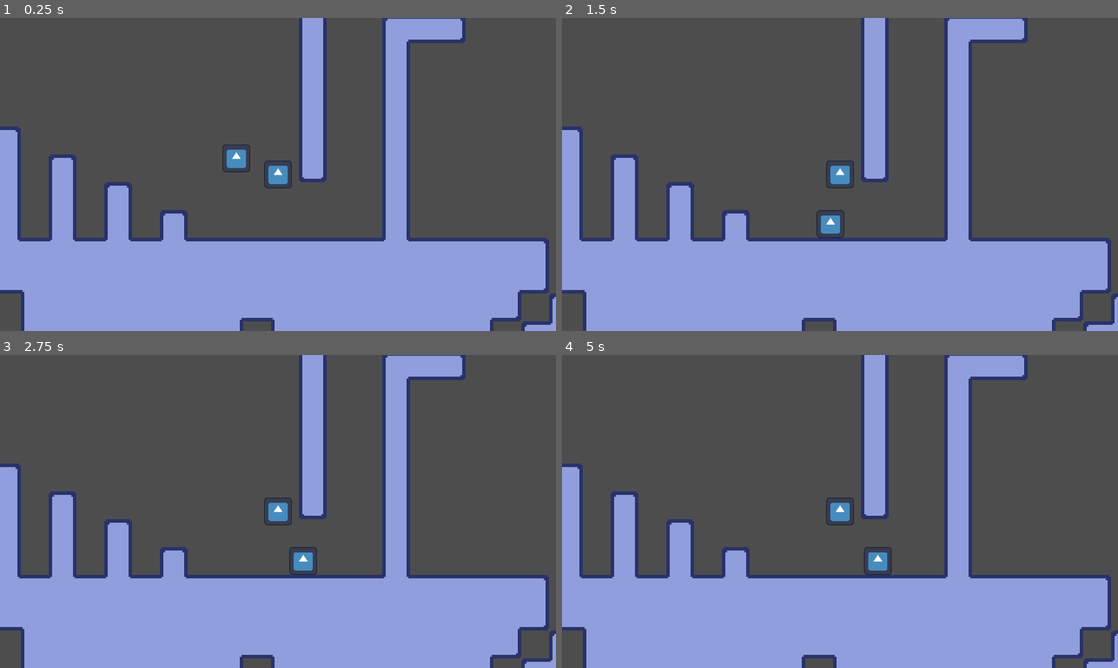
Above: before the commit, frames 1-4 (two rows, left to right).
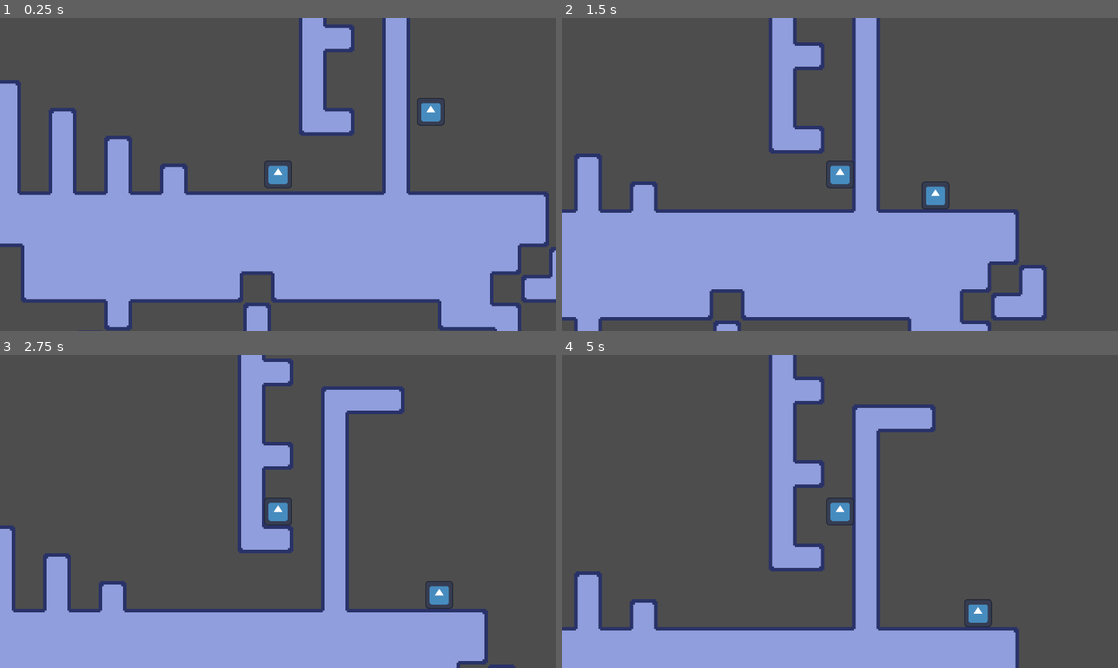
Above: after the commit, the same moments.

Repository: 3k2ng/screws
Game: Godot game, scene res://sources/scenes/demo.tscn
The game is run twice, just before and just after one commit, with the same random seed, the same clock (stepped at 60 frames per second) and the same inputs. The project has no main scene, so this scene is started directly. The engine's default icon, where the game draws it, is replaced by a stand-in: a white triangle on a blue panel in a dark square.
Inputs:
- Up to frame 1 (0.25 s): no input
- Up to frame 2 (1.5 s): hold Space (jump) 0.53-1.28 s; hold Right (move_right) from 0.53 s (still down); tap Space (jump) at 1.35 s
- Up to frame 3 (2.75 s): tap Space (jump) at 1.52, 1.82 s; release Right (move_right) at 2.03 s; hold Left (move_left) from 2.03 s (still down); hold Space (jump) from 2.03 s (still down)
- Up to frame 4 (5 s): release Left (move_left) at 2.78 s; release Space (jump) at 2.78 s; hold Right (move_right) 2.78-4.28 s; tap Space (jump) at 2.85, 3.02, 3.32, 4.35, 4.52, 4.82 s; hold Space (jump) 3.53-4.28 s; hold Left (move_left) from 4.28 s (still down)

The runs differ from the first frame. In frame 1, 30% of the frame differs, in the area x 0-100%, y 0-100%; in frame 2, 28%; in frame 3, 31%; in frame 4, 35%.

Commit message:
remake player movement script

Diff:
--- a/sources/objects/player.gd
+++ b/sources/objects/player.gd
@@ -1,108 +1,105 @@
 extends CharacterBody2D
 
+const BLOCK_SIZE: int = 128
 
+@export var extra_jumps: int = 2
+@onready var extra_jumps_left: int = 0
 
-@export var movement_speed_blocks: float
-@export var jump_height_blocks : float
-@export var jump_time_to_peak : float
-@export var jump_time_to_descent : float
+@export var movement_speed_blocks: float = 4
+@export var wall_bounce_blocks: float = 4
+@export var jump_height_blocks : float = 4
+@export var wall_slide_speed_blocks : float = 2
 
-@onready var block_size:int = 128
+@export var jump_time_to_peak : float = 0.6
+@export var jump_time_to_descent : float = 0.4
 
-@onready var jump_height = jump_height_blocks * block_size
-@onready var movement_speed = movement_speed_blocks * block_size
+@onready var jump_height: float = jump_height_blocks * BLOCK_SIZE
+@onready var wall_bounce: float = wall_bounce_blocks * BLOCK_SIZE
+@onready var movement_speed: float = movement_speed_blocks * BLOCK_SIZE
+@onready var wall_slide_speed: float = wall_slide_speed_blocks * BLOCK_SIZE
 
-@onready var jump_velocity = float ((2.0 * jump_height) / jump_time_to_peak) * -1.0
-@onready var jump_gravity = float ((-2.0 * jump_height) / (jump_time_to_peak * jump_time_to_peak)) * -1.0
-@onready var fall_gravity = float ((-2.0 * jump_height) / (jump_time_to_descent * jump_time_to_descent)) * -1.0
+@onready var jump_velocity: float = -2.0 * jump_height / jump_time_to_peak
+@onready var jump_gravity: float = 2.0 * jump_height / (jump_time_to_peak * jump_time_to_peak)
+@onready var fall_gravity: float = 2.0 * jump_height / (jump_time_to_descent * jump_time_to_descent)
 
+@onready var max_fall_speed: float = fall_gravity * jump_time_to_descent
 
-var wall_jump_timer = 0
+@export var coyote_floor_time: float = 0.16
+@onready var coyote_floor_timer: float = 0.0
 
-var prev_dir
-var can_jump:bool = false
+@export var coyote_wall_time: float = 0.16
+@onready var coyote_wall_timer: float = 0.0
 
-var on_jump_timer:float = 0
-@export var on_jump_timer_max:float
+@export var jump_buffer_time: float = 0.16
+@onready var jump_buffer_timer: float = 0.0
 
-var coyote_timer:float = 0
-@export var coyote_timer_max:float
+@export var wall_bounce_time: float = 0.16
+@onready var wall_bounce_timer: float = 0.0
 
-func _ready():
+func _ready() -> void:
 	pass
 
-func _physics_process(delta):
-	# Add the gravity.
+func _physics_process(delta: float) -> void:
+	if is_on_floor():
+		coyote_floor_timer = coyote_floor_time
+		extra_jumps_left = extra_jumps
 
-	if wall_jump_timer > 0:
-		wall_jump_timer -= delta
-
+	if is_on_wall():
+		coyote_wall_timer = coyote_wall_time
+		extra_jumps_left = extra_jumps
 
 	var direction = Input.get_axis("move_left", "move_right")
-	if direction:
-		if wall_jump_timer <= 0:
-			velocity.x = direction * movement_speed
+	if wall_bounce_timer > 0:
+		if direction * velocity.x > 0:
+			wall_bounce_timer = 0
+	elif direction:
+		velocity.x = direction * movement_speed
 	else:
-		if wall_jump_timer <= 0:
-			velocity.x = move_toward(velocity.x, 0, movement_speed)
+		velocity.x = move_toward(velocity.x, 0, movement_speed)
 
-	#print (direction)
+	if Input.is_action_just_pressed("jump"):
+		jump_buffer_timer = jump_buffer_time
 
-	if not is_on_floor():
-		if velocity.y < 0:
-			velocity.y += jump_gravity*delta
+	# If jump is pressed (jump_buffer_timer > 0) and either of the coyote timer is active
+	if jump_buffer_timer > 0 and (coyote_floor_timer > 0 or coyote_wall_timer > 0 or extra_jumps_left > 0):
+		# coyote_wall_timer means wall jump
+		if coyote_wall_timer > 0:
+			if Input.is_action_pressed("move_right"):
+				velocity.x = -wall_bounce
+				wall_bounce_timer = wall_bounce_time
+			elif Input.is_action_pressed("move_left"):
+				velocity.x = wall_bounce
+				wall_bounce_timer = wall_bounce_time
+		elif coyote_floor_timer <= 0:
+			extra_jumps_left -= 1
+		velocity.y = jump_velocity
+		jump_buffer_timer = 0
+
+	# Update gravity
+	if velocity.y >= 0:
+		# Cap gravity at wall slide speed if touching wall
+		if is_on_wall() and (Input.is_action_pressed("move_right") or Input.is_action_pressed("move_left")):
+			velocity.y = minf(velocity.y + fall_gravity * delta, wall_slide_speed)
 		else:
-			if is_on_wall() && direction != 0:
-				velocity.y += fall_gravity*delta/10
-			else:
-				velocity.y += fall_gravity*delta
-
-	# Handle Jump.
-	if Input.is_action_just_pressed("jump"):
-		if not is_on_wall():
-			on_jump_timer = on_jump_timer_max
+			velocity.y = minf(velocity.y + fall_gravity * delta, max_fall_speed)
+	else:
+		# Cut upward velocity if release jump button
+		if not Input.is_action_pressed("jump") or is_on_ceiling():
+			velocity.y = 0
 		else:
-			if prev_dir != 0:
-				on_jump_timer = on_jump_timer_max
-			else:
-				on_jump_timer = on_jump_timer_max
-
-	if Input.is_action_just_released("jump"):
-		if velocity.y < 0:
-			velocity.y = 0
-
-	if is_on_floor():
-		coyote_timer = coyote_timer_max
-
-	if (is_on_wall_only() && direction != 0):
-		coyote_timer = coyote_timer_max
-		prev_dir = direction
-
-	if coyote_timer > 0:
-		coyote_timer -= delta
-	else:
-		prev_dir = direction
-
-	if on_jump_timer > 0:
-		if is_on_floor() || coyote_timer > 0:
-			if prev_dir != 0:
-
-				velocity.x = -movement_speed * 2 * prev_dir
-				print(velocity.x)
-				velocity.y = jump_velocity
-				on_jump_timer = 0
-				wall_jump_timer = 0.1
-				coyote_timer = 0
-			else:
-				velocity.y = jump_velocity
-				on_jump_timer = 0
-				coyote_timer = 0
-		else:
-			on_jump_timer -= delta
-
-
-	# Get the input direction and handle the movement/deceleration.
-	# As good practice, you should replace UI actions with custom gameplay actions.
-
+			velocity.y += jump_gravity * delta
 
 	move_and_slide()
+
+	# Update timers
+	if coyote_floor_timer > 0:
+		coyote_floor_timer -= delta
+
+	if coyote_wall_timer > 0:
+		coyote_wall_timer -= delta
+
+	if jump_buffer_timer > 0:
+		jump_buffer_timer -= delta
+
+	if wall_bounce_timer > 0:
+		wall_bounce_timer -= delta
--- a/sources/scenes/demo.tscn
+++ b/sources/scenes/demo.tscn
@@ -486,7 +486,7 @@
 sources/0 = SubResource("TileSetAtlasSource_5863n")
 
 [sub_resource type="RectangleShape2D" id="RectangleShape2D_jiqu8"]
-size = Vector2(102, 128)
+size = Vector2(112, 128)
 
 [node name="Demo" type="Node"]
 
@@ -496,18 +496,15 @@
 scale = Vector2(8, 8)
 tile_set = SubResource("TileSet_8uvu4")
 format = 2
-layer_0/tile_data = PackedInt32Array(393222, 327680, 2, 4587 …(1751 unchanged characters)… 0, 1, 131068, 0, 1, 65532, 0, 0, 65543, 0, 2, 7, 0, 1, -65529, 0, 1, -131065, 0, 1, -196601, 0, 1, -262137, 0, 1, -327673, 0, 1, -393209, 0, 1, -458745, 65536, 0, -458744, 131072, 3, -458743, 131072, 3, -458742, 131072, 3, -458741, 131072, 3, -458740, 196608, 3, 196618, 0, 1, 131082, 0, 1, 65546, 0, 1, 10, 0, 1, -65526, 0, 1, -131062, 0, 1, -196598, 0, 1, -262134, 65536, 0, -262133, 131072, 3, -262132, 196608, 3)
+layer_0/tile_data = PackedInt32Array(393222, 327680, 2, 4587 …(1751 unchanged characters)… 0, 1, 131068, 0, 1, 65532, 0, 0, 65543, 65536, 2, 7, 0, 1, -65529, 0, 1, -131065, 65536, 1, -196601, 0, 1, -262137, 0, 1, -327673, 65536, 1, -393209, 0, 1, -458745, 65536, 0, -458744, 131072, 3, -458743, 131072, 3, -458742, 131072, 3, -458741, 131072, 3, -458740, 196608, 3, 196618, 0, 1, 131082, 0, 1, 65546, 0, 1, 10, 0, 1, -65526, 0, 1, -131062, 0, 1, -196598, 0, 1, -262134, 65536, 0, -262133, 131072, 3, -262132, 196608, 3, 65544, 196608, 3, -131064, 196608, 3, -327672, 196608, 3)
 metadata/_edit_lock_ = true
 
 [node name="Screwling" parent="Field" instance=ExtResource("2_kany6")]
+position = Vector2(1472, 128)
 
 [node name="Player" type="CharacterBody2D" parent="Field"]
 position = Vector2(800, 220)
 script = ExtResource("2_v21kg")
-jump_time_to_peak = 0.5
-jump_time_to_descent = 0.4
-on_jump_timer_max = 0.1
-coyote_timer_max = 0.2
 
 [node name="Sprite" type="Sprite2D" parent="Field/Player"]
 texture = ExtResource("1_ogyri")
